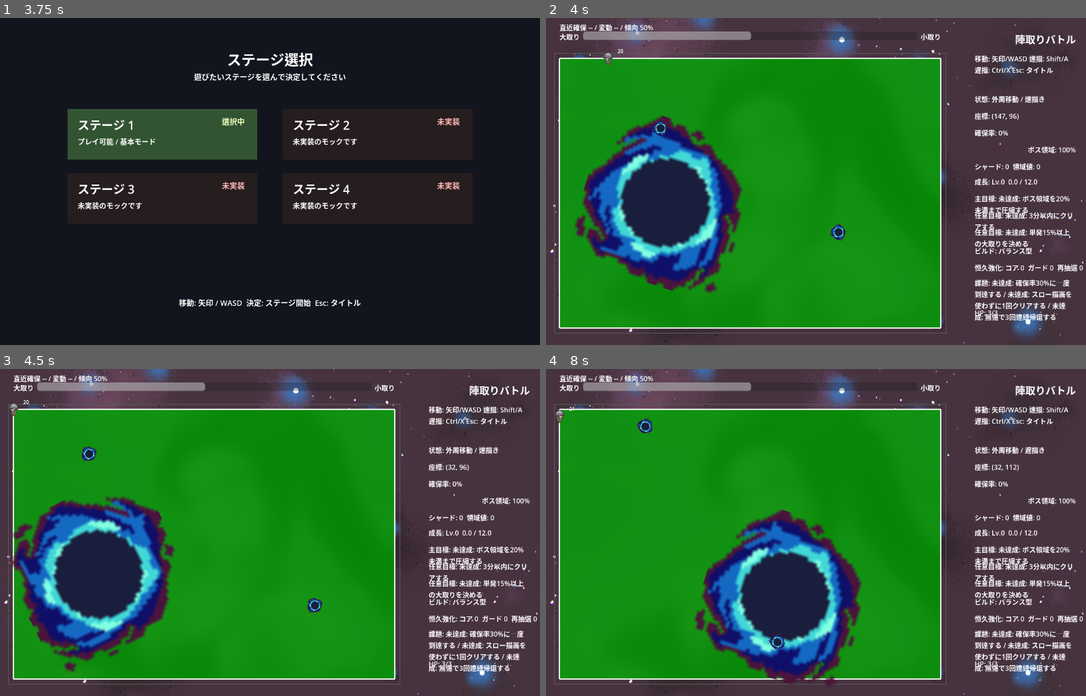
Above: before the commit, frames 1-4 (two rows, left to right).
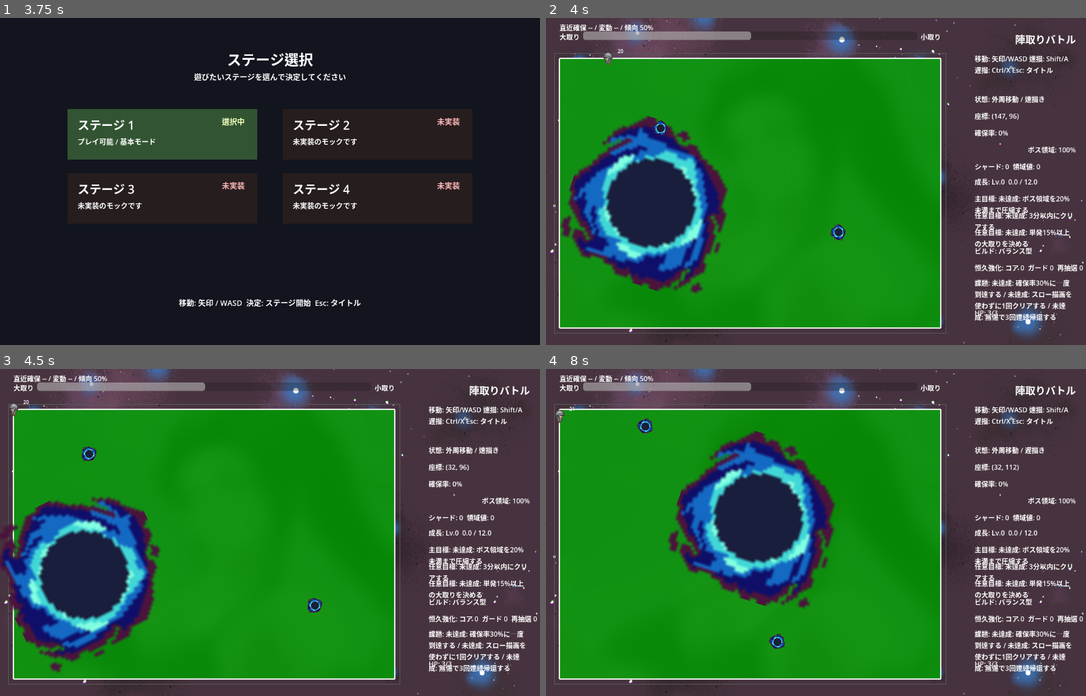
Above: after the commit, the same moments.

Repository: goenc/qix-project
Game: Godot game, scene res://scenes/title_main.tscn
The game is run twice, just before and just after one commit, with the same random seed, the same clock (stepped at 60 frames per second) and the same inputs.
Inputs (mouse positions are in pixels of both pictures, inside the frame that each line leads up to):
- Up to frame 1 (3.75 s): tap Enter (qix_start) at 0.5, 1.25, 1.35, 2, 2.75, 3.5 s; move the mouse to (388, 165) at 0.52 s; hold Right (move_right) 0.53-1.28 s; tap Shift (qix_draw) at 0.6 s; click (388, 165) at 0.67 s; tap Space at 0.77, 1.52, 3.02 s; move the mouse to (162, 197) at 1.27 s; hold Down (move_down) 1.28-2.03 s; move the mouse to (324, 109) at 2.02 s; hold Right (move_right) 2.03-2.78 s; tap Ctrl at 2.1 s; move the mouse to (243, 246) at 2.77 s; hold Up (move_up) 2.78-3.53 s; tap 1 at 2.85 s; click (243, 246) at 2.92 s; move the mouse to (432, 230) at 3.52 s; hold Left (move_left) from 3.53 s (still down); tap 2 at 3.6 s
- Up to frame 2 (4 s): keep holding Left (move_left); tap Space at 3.77 s
- Up to frame 3 (4.5 s): keep holding Left (move_left); move the mouse to (108, 483) at 4.27 s; tap 3 at 4.35 s
- Up to frame 4 (8 s): tap Space at 4.52, 6.02, 6.77, 7.52 s; move the mouse to (843, 532) at 5.02 s; release Left (move_left) at 5.03 s; hold Down (move_down) 5.03-5.78 s; tap R at 5.1 s; click (843, 532) at 5.17 s; move the mouse to (735, 450) at 5.77 s; hold Right (move_right) 5.78-6.53 s; tap Shift (qix_draw) at 5.85 s; move the mouse to (934, 516) at 6.52 s; hold Up (move_up) 6.53-7.28 s; tap Ctrl (qix_draw_slow) at 6.6 s; move the mouse to (708, 548) at 7.27 s; hold Right (move_right) from 7.28 s (still down); tap Enter (qix_start) at 7.35 s; click (708, 548) at 7.42 s

Frame 1 is identical in both runs. In frame 2, 9.2% of the frame differs, in the area x 2-37%, y 29-85%; in frame 3, 9.1%; in frame 4, 18%, in the area x 22-59%, y 18-97%.

Commit message:
ボスの当たり判定を内接円寄りに調整
・BBOS の collision 半径と PickArea を表示サイズの内側に収まる比率へ変更
・見た目に対して判定が大きくなりすぎないよう内接係数を追加
・godot と godot_console で通常起動と base_main 直接起動の確認を実施

Diff:
--- a/scripts/enemy/bbos.gd
+++ b/scripts/enemy/bbos.gd
@@ -4,6 +4,7 @@
 const MAX_REFLECTIONS_PER_FRAME := 2
 const VIEWPORT_BASE_DIAMETER_RATIO := 0.5
 const MIN_BOSS_REGION_DIAMETER_RATIO := 0.1
+const COLLISION_INSET_RATIO := 0.75
 
 signal position_changed(world_position: Vector2)
 
@@ -232,13 +233,14 @@
 	var diameter_ratio := maxf(MIN_BOSS_REGION_DIAMETER_RATIO, boss_region_ratio)
 	var target_diameter := base_diameter * diameter_ratio
 	var visual_scale := target_diameter / initial_visual_diameter
+	var collision_scale := visual_scale * COLLISION_INSET_RATIO
 	scale = base_scale
 	if is_instance_valid(body):
 		body.scale = body_base_scale * visual_scale
 	if is_instance_valid(pick_area):
-		pick_area.scale = pick_collision_base_scale * visual_scale
-	collision_radius = maxf(base_collision_radius * visual_scale, base_min_collision_radius * visual_scale)
-	min_collision_radius = base_min_collision_radius * visual_scale
+		pick_area.scale = pick_collision_base_scale * collision_scale
+	collision_radius = maxf(base_collision_radius * collision_scale, base_min_collision_radius * collision_scale)
+	min_collision_radius = base_min_collision_radius * collision_scale
 	logical_capture_radius = collision_radius
 	_rebuild_active_inner_loop()
 
Not shown, changed: runtime/commit_message.md
